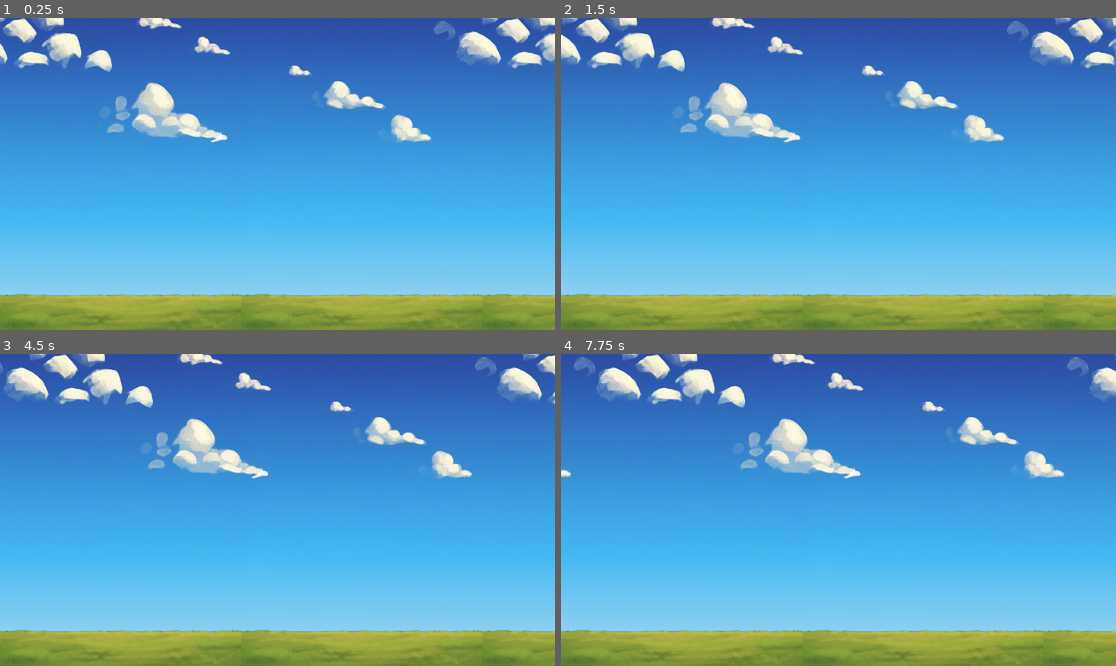
Above: before the commit, frames 1-4 (two rows, left to right).
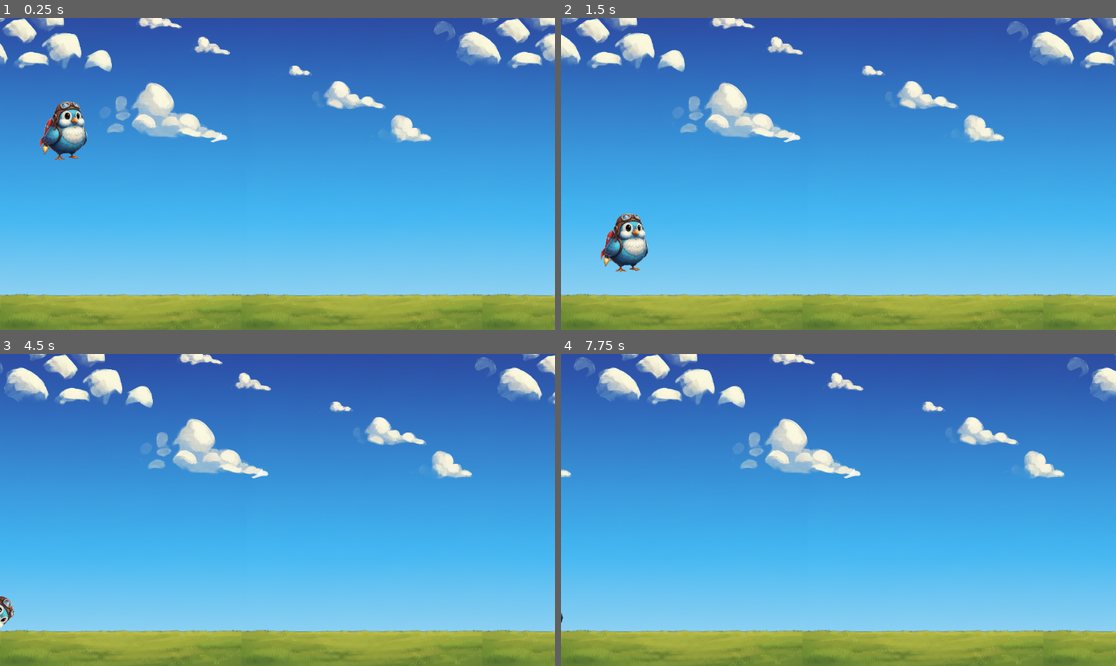
Above: after the commit, the same moments.

Repository: elminsterii/MyFunnyWorld
Game: Godot game, scene res://main.tscn
Same seed, same stepped clock (60 frames per second), same inputs: the game is played once before the commit and once after it.
Inputs (mouse positions are in pixels of both pictures, inside the frame that each line leads up to):
- Up to frame 1 (0.25 s): no input
- Up to frame 2 (1.5 s): move the mouse to (960, 158) at 0.52 s; click (960, 158) at 0.67 s; drag from (727, 189) to (810, 236) at 1.27 s
- Up to frame 3 (4.5 s): move the mouse to (333, 441) at 2.02 s; click (333, 441) at 2.17 s; drag from (249, 572) to (111, 463) at 2.77 s; move the mouse to (444, 556) at 3.52 s; click (444, 556) at 3.67 s; drag from (111, 463) to (194, 432) at 4.27 s
- Up to frame 4 (7.75 s): move the mouse to (866, 510) at 5.02 s; click (866, 510) at 5.17 s; drag from (755, 432) to (727, 525) at 5.77 s; move the mouse to (960, 494) at 6.52 s; click (960, 494) at 6.67 s; drag from (727, 525) to (810, 572) at 7.27 s

The runs differ from the first frame. In frame 1, 1.1% of the frame differs, in the area x 7-16%, y 26-46%; in frame 2, 1.1%; in frame 3, 0.2%; in frame 4, less than 0.1%.

Commit message:
add a test character.

Diff:
--- /dev/null
+++ b/characters/character.gd
@@ -0,0 +1,26 @@
+extends RigidBody2D
+
+@export var launch_speed: float = 2.0
+var is_dragging: bool = false
+var drag_start_pos: Vector2
+
+func _input(event):
+	if event is InputEventMouseButton:
+		if event.button_index == MOUSE_BUTTON_LEFT:
+			if event.pressed:
+				# 開始拉動
+				is_dragging = true
+				drag_start_pos = get_global_mouse_position()
+			else:
+				# 放開彈射
+				is_dragging = false
+				var drag_end_pos = get_global_mouse_position()
+				var launch_vector = (drag_start_pos - drag_end_pos) * launch_speed
+
+				# 施加一個瞬間的力
+				apply_central_impulse(launch_vector)
+
+func _integrate_forces(state):
+	# 如果你想限制最大速度，可以在這裡寫
+	if state.linear_velocity.length() > 1500:
+		state.linear_velocity = state.linear_velocity.normalized() * 1500
--- a/characters/character.tscn
+++ b/characters/character.tscn
@@ -1,11 +1,32 @@
-[gd_scene load_steps=2 format=3 uid="uid://dh3raq8dbjeja"]
+[gd_scene load_steps=5 format=3 uid="uid://dh3raq8dbjeja"]
+
+[ext_resource type="Texture2D" uid="uid://bvtv7lcgv32ef" path="res://characters/images/char.png" id="1_54qew"]
+[ext_resource type="Script" uid="uid://05x6j4ello8i" path="res://characters/character.gd" id="1_qqr4u"]
+
+[sub_resource type="PhysicsMaterial" id="PhysicsMaterial_54qew"]
+friction = 1.5
+bounce = 0.35
 
 [sub_resource type="CircleShape2D" id="CircleShape2D_vu45j"]
-radius = 10.198039
+radius = 63.1981
 
 [node name="Character" type="RigidBody2D"]
+physics_interpolation_mode = 1
+physics_material_override = SubResource("PhysicsMaterial_54qew")
+contact_monitor = true
+max_contacts_reported = 1
+script = ExtResource("1_qqr4u")
 
 [node name="Image" type="Sprite2D" parent="."]
+z_index = 20
+position = Vector2(133.75002, 200.75)
+scale = Vector2(0.30900002, 0.3350001)
+texture = ExtResource("1_54qew")
 
 [node name="CollisionShape2D" type="CollisionShape2D" parent="."]
+position = Vector2(134, 208)
 shape = SubResource("CircleShape2D_vu45j")
+
+[node name="Camera2D" type="Camera2D" parent="."]
+enabled = false
+position_smoothing_enabled = true
--- a/main.tscn
+++ b/main.tscn
@@ -1,7 +1,8 @@
-[gd_scene load_steps=3 format=3 uid="uid://c50xb1g0r076h"]
+[gd_scene load_steps=4 format=3 uid="uid://c50xb1g0r076h"]
 
 [ext_resource type="PackedScene" uid="uid://b5nhjhw7dcfdl" path="res://zones/backgrounds/background.tscn" id="1_ig7tw"]
 [ext_resource type="PackedScene" uid="uid://vdelum737ihm" path="res://zones/backgrounds/ground.tscn" id="2_0xm2m"]
+[ext_resource type="PackedScene" uid="uid://dh3raq8dbjeja" path="res://characters/character.tscn" id="3_h2yge"]
 
 [node name="Main" type="Node2D"]
 
@@ -9,3 +10,5 @@
 
 [node name="Ground" parent="." instance=ExtResource("2_0xm2m")]
 z_index = 10
+
+[node name="Character" parent="." instance=ExtResource("3_h2yge")]
Not shown, added: characters/character.gd.uid
Binary file added: characters/images/char.png
Not shown, added: characters/images/char.png.import
